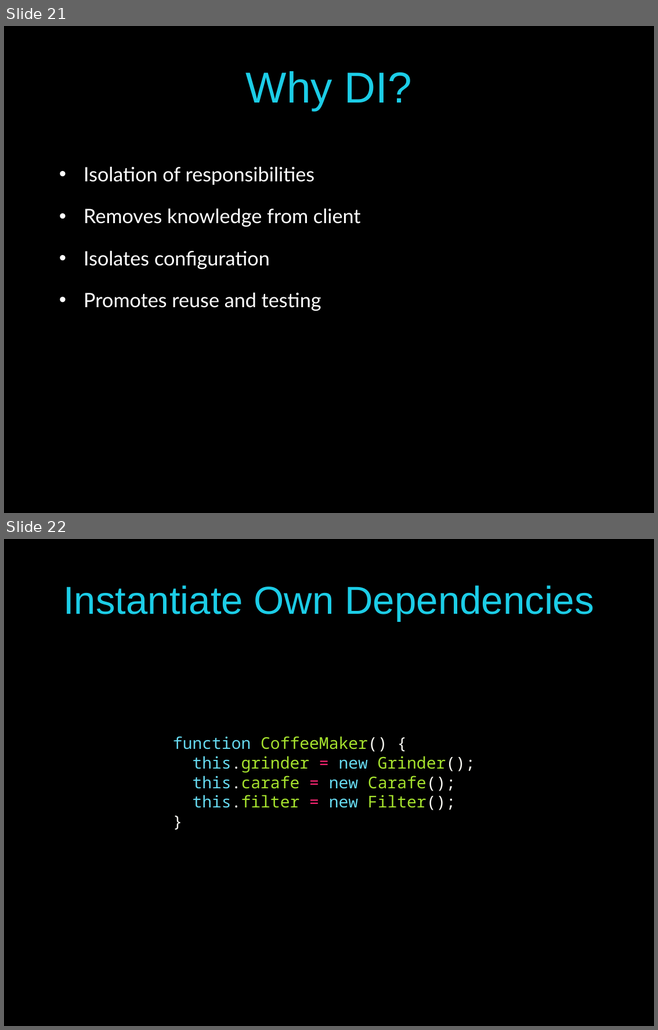
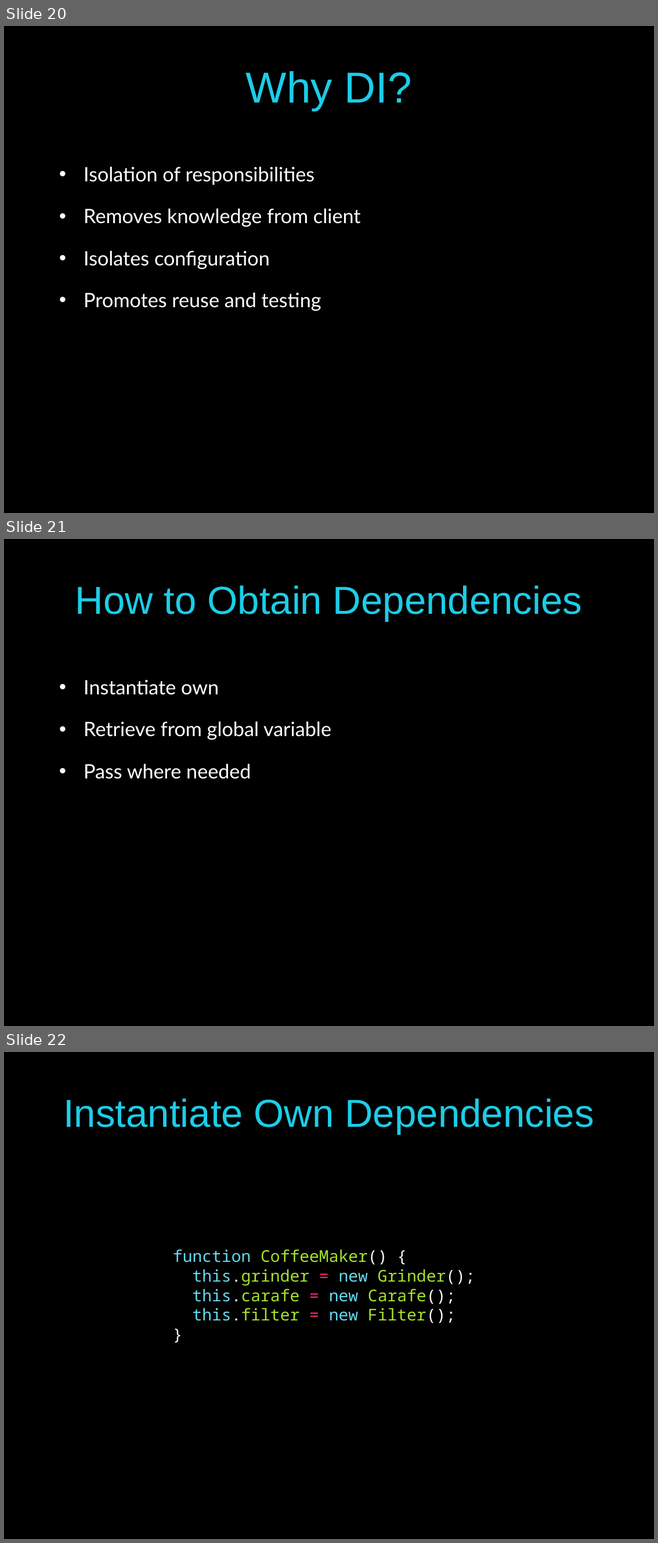
Before and after one commit to pmaccart/ng-bootcamp, a slide deck: slides/ng-bootcamp-day-3.pptx. Shown one above the other, each under a label of ours: slides 21 and 22 before the commit, slides 20, 21 and 22 after it. The pictures are 658x1030 and 658x1543 pixels, drawn with LibreOffice and Linux fonts; fonts in the diff are those of the drawing. Boxes give left, top, right and bottom in pixels: in the first picture for what was removed or moved away, otherwise in the second. Text is boxed around its words. In the diff, an @@ line names an element or a change of style, - is before the commit and + after.

Commit message:
slide updates

```diff
--- a/slides/ng-bootcamp-day-3.pptx
+++ b/slides/ng-bootcamp-day-3.pptx
@@ slide 21 added at (4,539,654,1026), background #000000 @@
@@ title added at (75,585,582,621), 43.2 pt, text #1CCDE7 @@
+How to Obtain Dependencies
@@ text added at (83,680,331,779), 22 pt, text #FFFFFF @@
+• Instantiate own
+• Retrieve from global variable
+• Pass where needed
@@ what was slide 21 is now slide 20 @@
```
Also in this commit, not shown: 1 slide removed.
